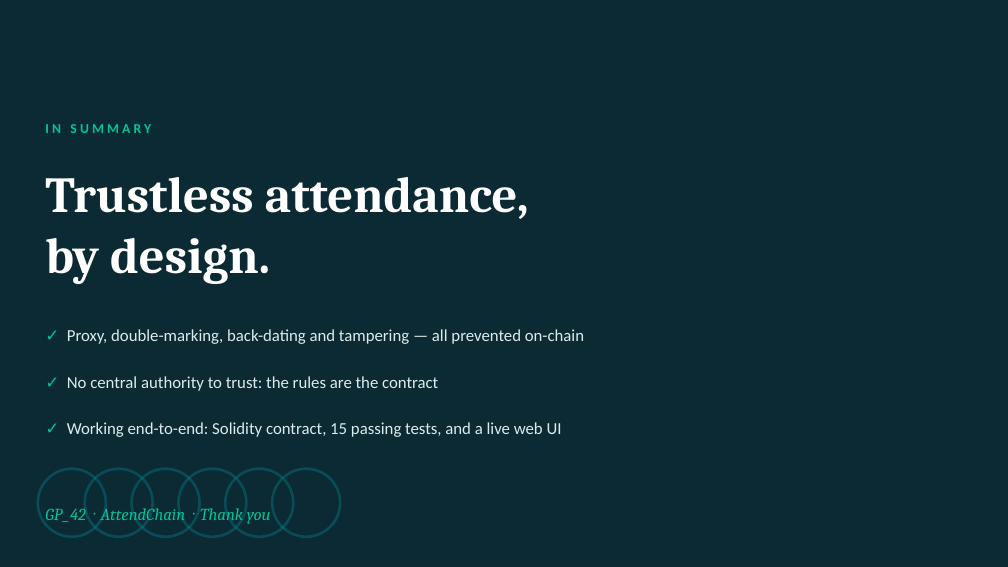
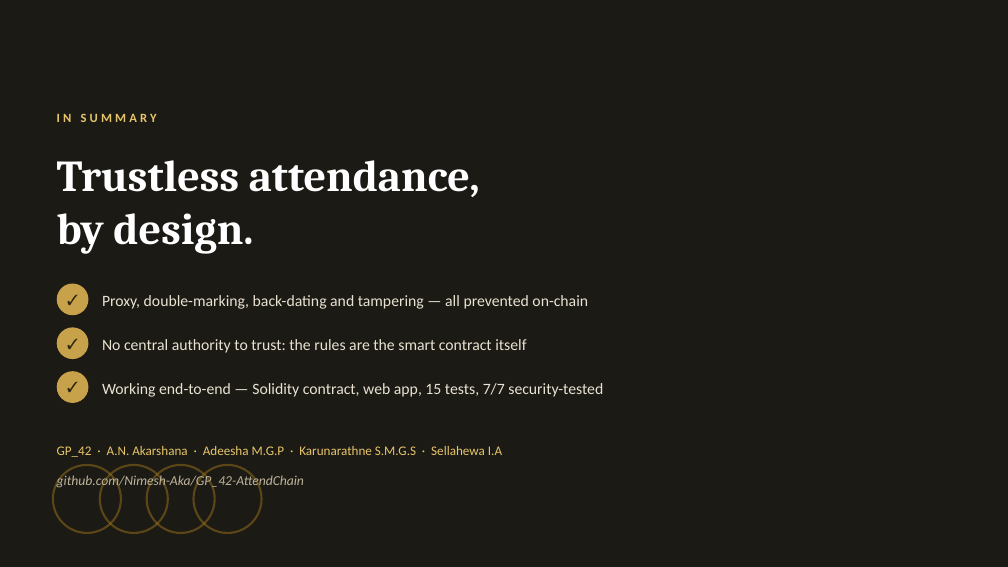
Before and after one commit to Nimesh-Aka/GP_42-AttendChain, a slide deck: slide 11 of GP_42_Anti-Proxy Attendance System in AttendChain.pptx (slide 8 before the commit). Drawn at 1008x567 pixels with LibreOffice and Linux fonts; fonts in the diff are those of the drawing. Boxes give left, top, right and bottom in pixels: in the first picture for what was removed or moved away, otherwise in the second. Text is boxed around its words. In the diff, an @@ line names an element or a change of style, - is before the commit and + after.

```diff
--- a/GP_42_Anti-Proxy Attendance System in AttendChain.pptx
+++ b/GP_42_Anti-Proxy Attendance System in AttendChain.pptx
@@ background #0C2A33 to #1C1A15 @@
@@ text "IN SUMMARY": place and size @@
-text "IN SUMMARY" at (45,124,151,133)
+text "IN SUMMARY" at (57,113,157,122)
@@ text "IN SUMMARY" at (57,113,157,122): size 13 to 12 pt, text colour #02C39A to #E7C56A @@
@@ text "Trustless attendance,": place and size @@
-text "Trustless attendance," at (45,177,529,284)
+text "Trustless attendance," at (57,160,480,254)
@@ text "Trustless attendance," at (57,160,480,254): size 48 to 42 pt @@
@@ ellipse added at (57,284,88,315), fill #C8A24B @@
@@ text added at (57,284,88,315), 14 pt, text #2B2410, bold @@
+✓
@@ text at (102,295,588,309): text changed; size 16 to 15 pt; text colour #DCEBEB to #E8E2D2 @@
-✓ Proxy, double-marking, back-dating and tampering — all prevented on-chain
+Proxy, double-marking, back-dating and tampering — all prevented on-chain
@@ ellipse added at (57,327,88,359), fill #C8A24B @@
@@ text added at (57,327,88,359), 14 pt, text #2B2410, bold @@
+✓
@@ text at (102,339,526,353): text changed; size 16 to 15 pt; text colour #DCEBEB to #E8E2D2 @@
-✓ No central authority to trust: the rules are the contract
+No central authority to trust: the rules are the smart contract itself
@@ ellipse added at (57,371,88,403), fill #C8A24B @@
@@ text added at (57,371,88,403), 14 pt, text #2B2410, bold @@
+✓
@@ text at (102,383,603,397): text changed; size 16 to 15 pt; text colour #DCEBEB to #E8E2D2 @@
-✓ Working end-to-end: Solidity contract, 15 passing tests, and a live web UI
+Working end-to-end — Solidity contract, web app, 15 tests, 7/7 security-tested
@@ text added at (57,446,502,457), 12.5 pt, text #E7C56A @@
+GP_42 · A.N. Akarshana · Adeesha M.G.P · Karunarathne S.M.G.S · Sellahewa I.A
@@ text at (57,474,304,490): text changed; size 16 to 13 pt; font Cambria to Calibri; text colour #02C39A to #BDB39A @@
-GP_42 · AttendChain · Thank you
+github.com/Nimesh-Aka/GP_42-AttendChain
@@ 4 ellipses: place and size @@
-4 ellipses at (38,469,247,537)
+4 ellipses at (53,465,262,533)
@@ outline #028090 2.5 pt to #A67C1A 2 pt in 4 elements at (53,465,121,533), (100,465,168,533), (147,465,215,533), (194,465,262,533) @@
@@ ellipse removed at (225,469,293,537) @@
@@ ellipse removed at (272,469,340,537) @@
```
Also in this commit, not shown: 2 other slides changed, 8 slides added, 5 slides removed.
